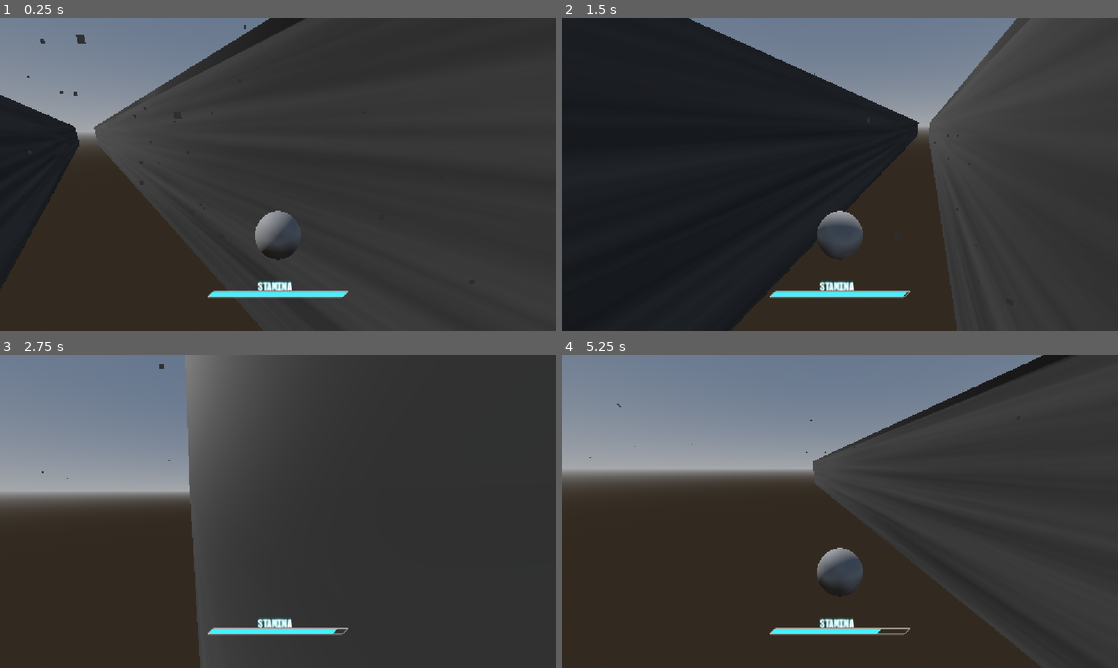
Above: before the commit, frames 1-4 (two rows, left to right).
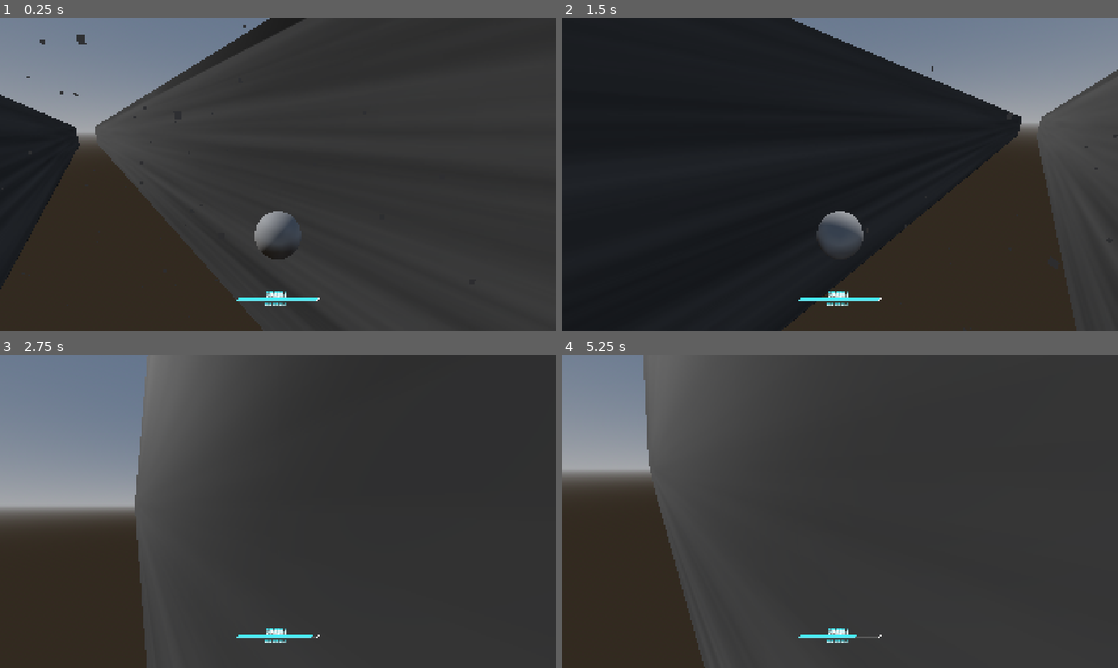
Above: after the commit, the same moments.

Repository: PortalGolem/havenIE2026GameJam
Game: Godot game, scene res://Scenes/Main.tscn
Same seed, same stepped clock (60 frames per second), same inputs: the game is played once before the commit and once after it.
Inputs (mouse positions are in pixels of both pictures, inside the frame that each line leads up to):
- Up to frame 1 (0.25 s): no input
- Up to frame 2 (1.5 s): move the mouse to (867, 174) at 0.52 s; press the mouse at (867, 174) at 0.53 s; hold W (Forward) from 0.53 s (still down); tap Space (Jump) at 0.77 s; move the mouse to (812, 174) at 1.27 s; release the mouse at (812, 174) at 1.28 s; tap Shift (Dash) at 1.35 s
- Up to frame 3 (2.75 s): keep holding W (Forward); tap Space (Jump) at 1.52 s; move the mouse to (289, 505) at 2.02 s; press the mouse at (289, 505) at 2.03 s
- Up to frame 4 (5.25 s): keep holding W (Forward); move the mouse to (834, 517) at 2.77 s; release the mouse at (834, 517) at 2.78 s; tap Shift (Dash) at 2.85, 4.35 s; tap Space (Jump) at 3.02, 3.77, 4.52 s; move the mouse to (878, 514) at 3.52 s; press the mouse at (878, 514) at 3.53 s; move the mouse to (795, 508) at 4.27 s; release the mouse at (795, 508) at 4.28 s; move the mouse to (845, 511) at 5.02 s; press the mouse at (845, 511) at 5.03 s

The runs differ from the first frame. In frame 1, 1.2% of the frame differs, in the area x 0-63%, y 0-100%; in frame 2, 23%; in frame 3, 12%; in frame 4, 33%, in the area x 4-92%, y 0-100%.

Commit message:
project settings

Diff:
--- a/Objects/StanimaBarGUI.tscn
+++ b/Objects/StanimaBarGUI.tscn
@@ -18,10 +18,10 @@
 anchor_left = 0.5
 anchor_right = 0.5
 anchor_bottom = 1.0
-offset_left = -144.0
-offset_top = 541.00006
-offset_right = 49.918945
-offset_bottom = -34.702637
+offset_left = -143.99994
+offset_top = 939.0
+offset_right = 49.919006
+offset_bottom = 363.29736
 grow_horizontal = 2
 grow_vertical = 2
 scale = Vector2(1.48, 1.48)
@@ -63,3 +63,26 @@
 offset_bottom = 41.0
 theme_override_fonts/normal_font = ExtResource("2_qbd0q")
 text = "STAMINA"
+
+[node name="VelocityBlue" type="RichTextLabel" parent="." unique_id=1677497314]
+layout_mode = 0
+offset_left = 37.16214
+offset_top = 27.702667
+offset_right = 147.97296
+offset_bottom = 45.945923
+theme_override_colors/default_color = Color(0.26666668, 0.94509804, 1, 1)
+theme_override_fonts/normal_font = ExtResource("2_qbd0q")
+theme_override_font_sizes/normal_font_size = 8
+bbcode_enabled = true
+text = "[center]Velocity: 12 m/s"
+
+[node name="Velocity" type="RichTextLabel" parent="VelocityBlue" unique_id=1095065240]
+layout_mode = 0
+offset_left = -3.0517578e-05
+offset_top = 0.6756592
+offset_right = 110.81079
+offset_bottom = 18.918915
+theme_override_fonts/normal_font = ExtResource("2_qbd0q")
+theme_override_font_sizes/normal_font_size = 8
+bbcode_enabled = true
+text = "[center]Velocity: 12 m/s"
--- a/Player/player.tscn
+++ b/Player/player.tscn
@@ -9,7 +9,7 @@
 [sub_resource type="SphereShape3D" id="SphereShape3D_2m7an"]
 
 [sub_resource type="SphereShape3D" id="SphereShape3D_lgp2p"]
-radius = 0.58963436
+radius = 0.49518242
 
 [sub_resource type="QuadMesh" id="QuadMesh_btcbx"]
 resource_local_to_scene = true
--- a/Scenes/Main.tscn
+++ b/Scenes/Main.tscn
@@ -85,9 +85,9 @@
 mouseSensitivity = 0.01
 groundSpeed = 50.0
 airSpeed = 12.0
-airDrag = 7.0
+airDrag = 10.0
 airGravity = 5.0
-wallDrag = 7.0
+wallDrag = 10.0
 wallGravity = 5.0
 wallDistance = 1.0
 DashSpeed = 100.0
@@ -95,7 +95,7 @@
 maxXRotation = 45.0
 minYRotation = -30.0
 maxYRotation = 45.0
-jumpVector = Vector3(10, 5, 25)
+jumpVector = Vector3(15, 5, 17.5)
 dashVector = Vector3(0, 1, 20)
 minZVelocity = 10.0
 dash_time = 35.0
--- a/project.godot
+++ b/project.godot
@@ -17,8 +17,14 @@
 
 [display]
 
+window/size/viewport_width=1920
+window/size/viewport_height=1080
 window/stretch/mode="canvas_items"
 window/stretch/aspect="expand"
+
+[gui]
+
+theme/default_font_multichannel_signed_distance_field=true
 
 [input]
 
@@ -69,6 +75,7 @@
 
 [rendering]
 
+textures/canvas_textures/default_texture_filter=0
 rendering_device/driver.windows="d3d12"
 renderer/rendering_method="gl_compatibility"
 renderer/rendering_method.mobile="gl_compatibility"
